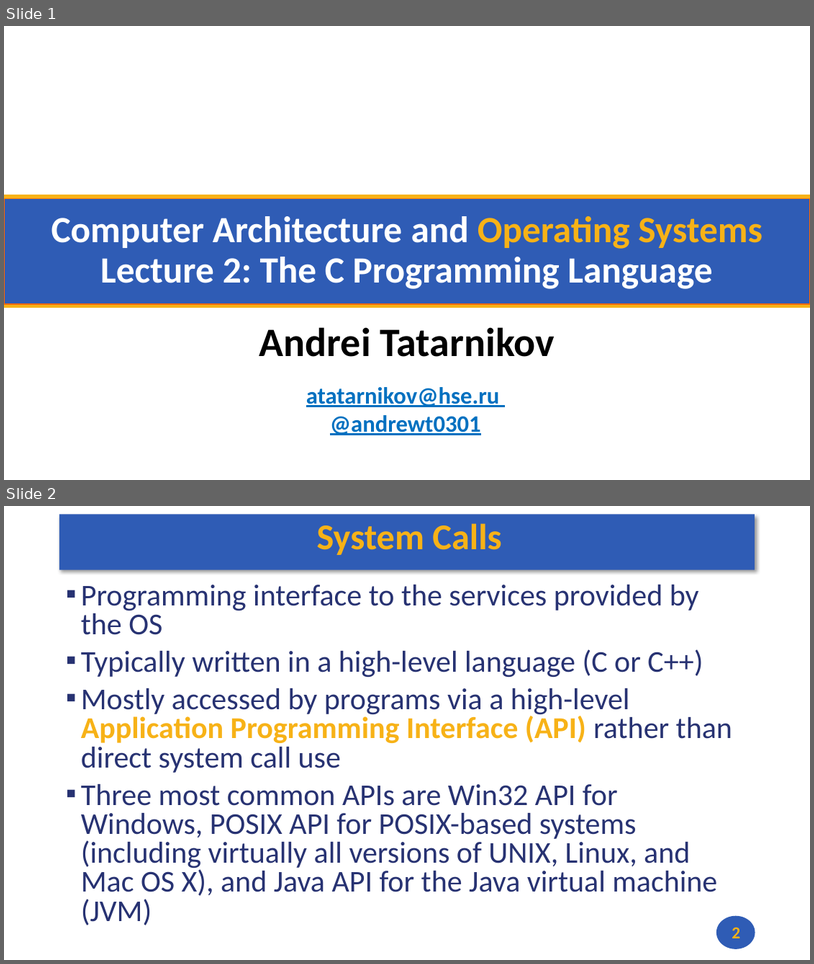
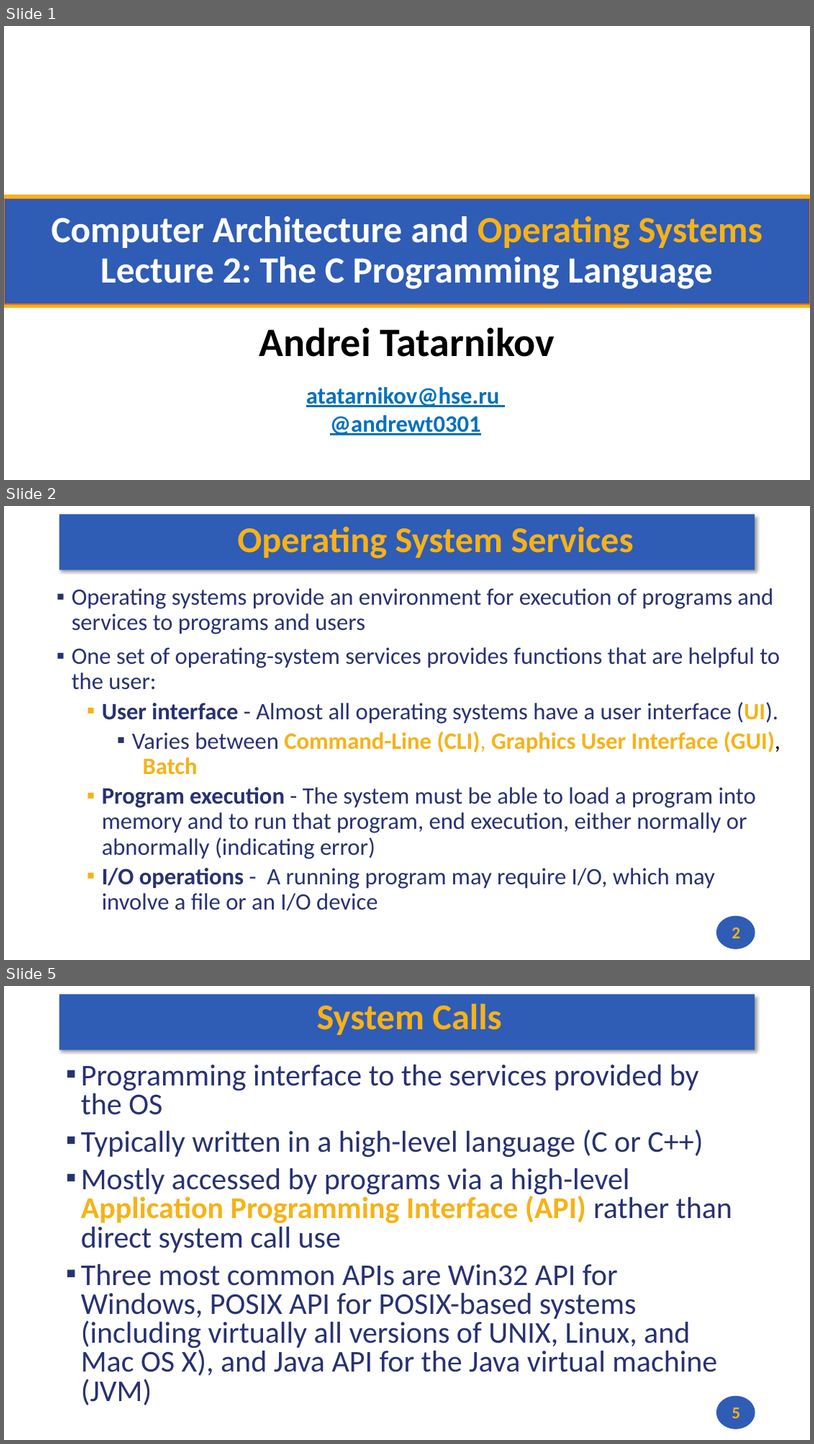
Before and after one commit to andrewt0301/hse-acos-course, a slide deck: docs/part2os/03_SystemCalls/OS_Lecture_03.pptx. Shown one above the other, each under a label of ours: slides 1 and 2 before the commit, slides 1, 2 and 5 after it; the slides between them are not shown. The pictures are 814x964 and 814x1444 pixels, drawn with LibreOffice and Linux fonts; fonts in the diff are those of the drawing; background and template pictures are left out. Boxes give left, top, right and bottom in pixels: in the first picture for what was removed or moved away, otherwise in the second. Text is boxed around its words. In the diff, an @@ line names an element or a change of style, - is before the commit and + after.

```diff
--- a/docs/part2os/03_SystemCalls/OS_Lecture_03.pptx
+++ b/docs/part2os/03_SystemCalls/OS_Lecture_03.pptx
@@ slide 2 added at <box>4,506,810,960</box>, background #FFFFFF; not listed: 2 template elements that a slide beside it also shows @@
@@ title added at <box>237,526,634,559</box>, 43.2 pt, text #F7B217, bold @@
+Operating System Services
@@ text added at <box>72,588,781,911</box>, 28 pt, text #273272 @@
+▪ Operating systems provide an environment for execution of programs and services to programs and users
+▪ One set of operating-system services provides functions that are helpful to the user:
+  ▪ User interface - Almost all operating systems have a user interface (UI).
+    ▪ Varies between Command-Line (CLI), Graphics User Interface (GUI), Batch
+  ▪ Program execution - The system must be able to load a program into memory and to run that program, end execution, either normally or abnormally (indicating error)
+  ▪ I/O operations - A running program may require I/O, which may involve a file or an I/O device
@@ page number added at <box>732,926,741,938</box>, 20 pt, text #F7B217, bold @@
+2
@@ what was slide 2 is now slide 5 @@
@@ page number at <box>732,1407,741,1418</box>: text changed @@
-2
+5
```
Also in this commit, not shown: 11 slides changed, 2 other slides added, 1 other file.
